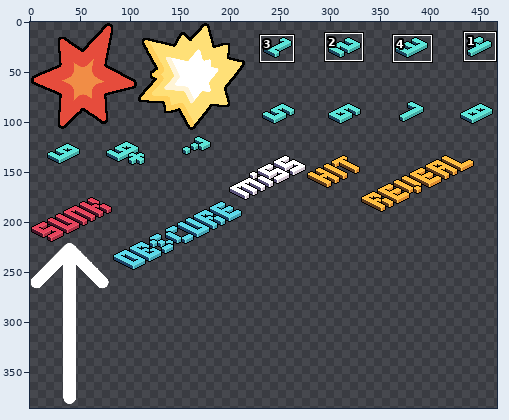
Two versions of one sprite sheet, _Built/Battle Soup v2.0.0/Built In Universes/Universe.Default/Sheets/Effect.png. The picture above shows the old version from afar; the outline marks the close-up.
Close-up. Before:
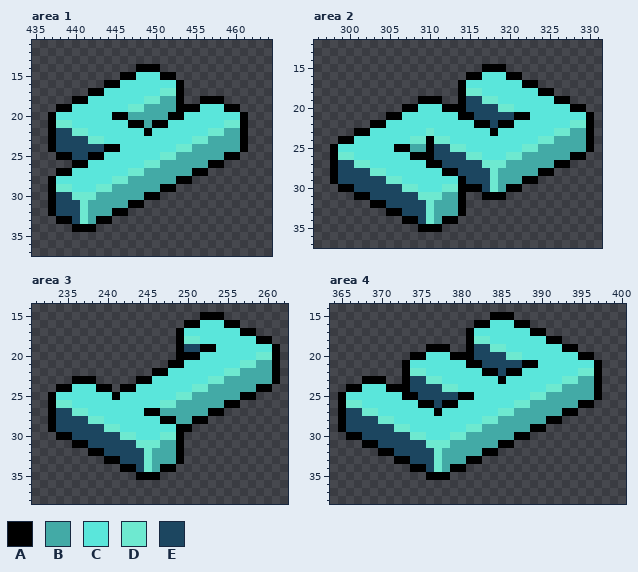
The file is 512x512 pixels. Pixels under 10% opacity are left out. Colours within 5 levels of each other are drawn and written as one. Shown: area 1: x 435..464, y 11..37; area 2: x 296..331, y 12..37; area 3: x 231..262, y 14..38; area 4: x 364..400, y 14..38. The wide view leaves out empty margins. The commit also changed other parts of the picture, which this record leaves out.
Palette (. is transparent): A #000000  B #43aaa6  C #5ae6db  D #6ee9d0  E #1c4660
After:
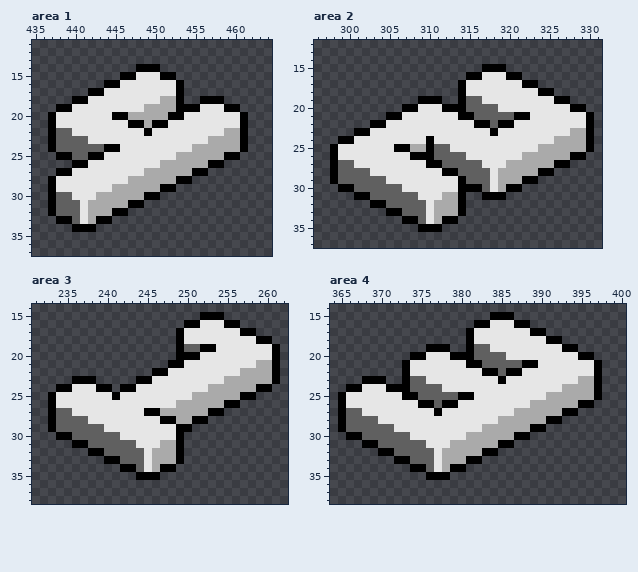
What changed:
colour B: #43aaa6 -> #aaaaaa
colour C: #5ae6db -> #e6e6e6
colour E: #1c4660 -> #606060
Changed rows in their new state; - is a pixel that keeps its letter.
Area 1:
first column x 438:
17 -------------CC--------
18 -----------CC----------
19 ---------CC------------
21 CC-------------------CC
22 --CC---------------CC--
23 ----CC-----------CC----
24 ---------------CC------
25 -------------CC--------
26 -----------CC----------
27 ---------CC------------
28 -------CC--------------
29 CC---CC----------------
30 --CCC------------------
31 ---C-------------------
32 ---C-------------------
33 ---C-------------------
Area 2:
first column x 299:
18 ----------------CC-------------
19 ------------------CC-----------
20 --------------------CC---------
22 -----------------------------CC
23 -----------C---------------CC--
24 ---------CC-CC-----------CC----
25 --------------CC-------CC------
26 CC--------------CC---CC--------
27 --CC--------------CCC----------
28 ----CC-------------C-----------
29 ------CC-----------C-----------
30 --------CC---CC----C-----------
31 ----------CCC------------------
32 -----------C-------------------
33 -----------C-------------------
34 -----------C-------------------
Area 3:
first column x 234:
18 ----------------CC---------
20 -------------------------CC
21 -----------------------CC--
22 ---------------------CC----
23 -------------------CC------
24 -----------------CC--------
25 ---------------CC----------
26 CC-----------CC------------
27 --CC-----------------------
28 ----CC---------------------
29 ------CC-------------------
30 --------CC---CC------------
31 ----------CCC--------------
32 -----------C---------------
33 -----------C---------------
34 -----------C---------------
Area 4:
first column x 366:
18 ----------------CC-------------
19 ------------------CC-----------
20 --------------------CC---------
22 --------CC-------------------CC
23 ----------CC---------------CC--
24 ------------CC-----------CC----
25 -----------------------CC------
26 CC-------------------CC--------
27 --CC---------------CC----------
28 ----CC-----------CC------------
29 ------CC-------CC--------------
30 --------CC---CC----------------
31 ----------CCC------------------
32 -----------C-------------------
33 -----------C-------------------
34 -----------C-------------------
Boxes around the changes in both close-ups, in picture pixels (x1, y1, x2, y2):
changed: (56, 72, 240, 224)
changed: (338, 72, 586, 224)
changed: (56, 320, 272, 472)
changed: (346, 320, 594, 472)
